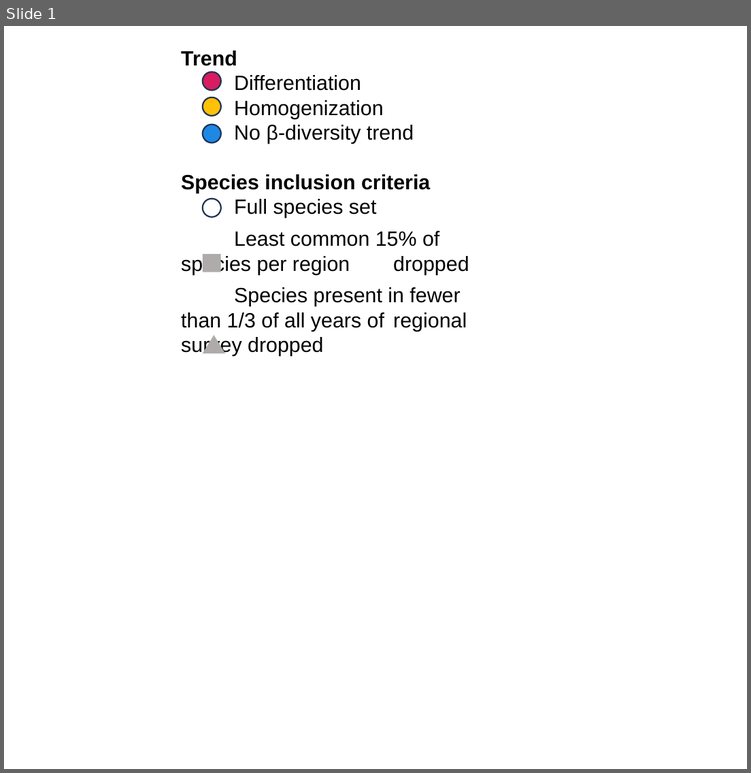
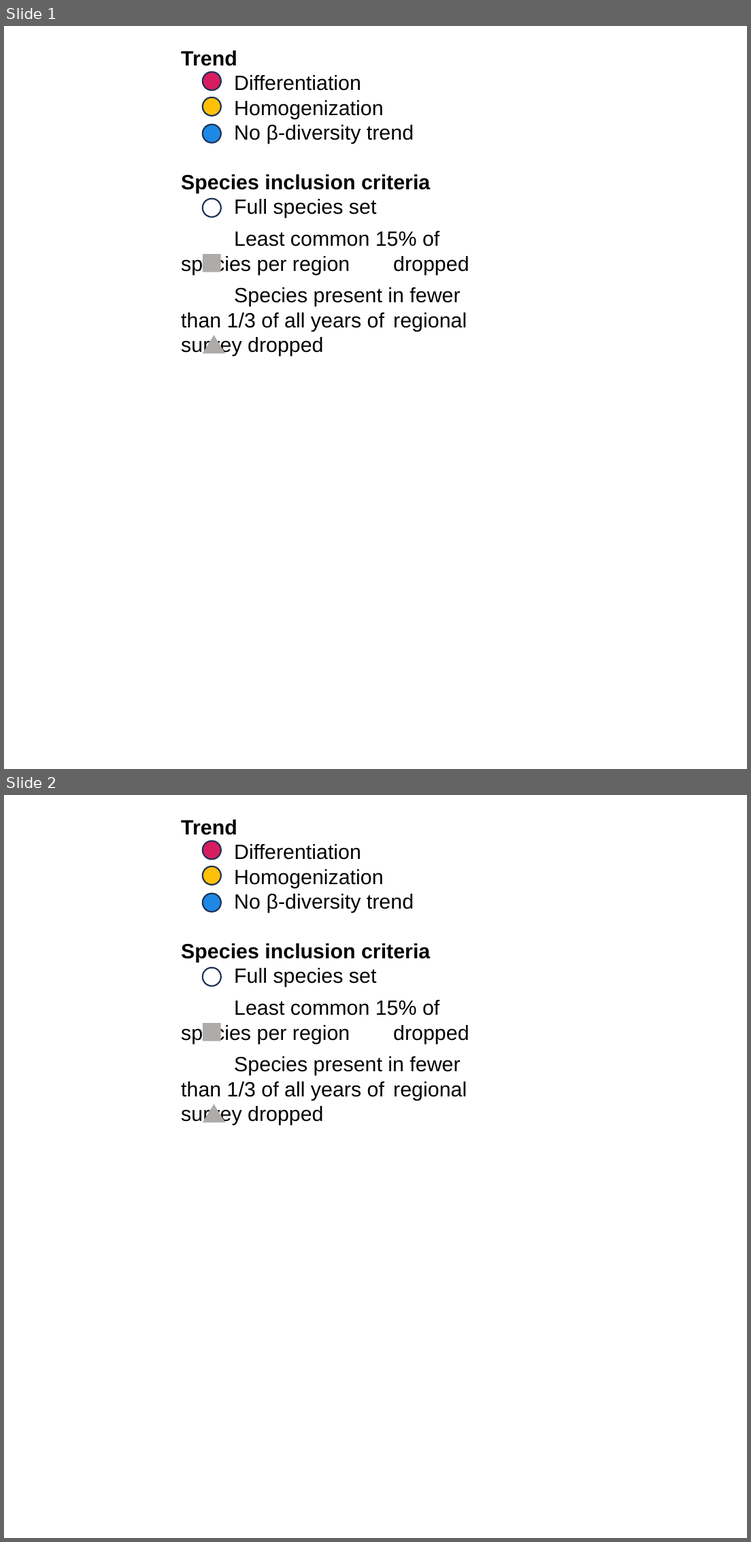
Before and after one commit to zoekitchel/trawl_spatial_turnover, a slide deck: figures/Dissimilarity_Coef_errorbar_reduced_colorbytrend_LINEAR_MODEL_sensitivity_legend.pptx. Shown one above the other, each under a label of ours: slide 1 before the commit, slides 1 and 2 after it. The pictures are 751x773 and 751x1542 pixels, drawn with LibreOffice and Linux fonts; fonts in the diff are those of the drawing; background and template pictures are left out. Boxes give left, top, right and bottom in pixels: in the first picture for what was removed or moved away, otherwise in the second. Text is boxed around its words. In the diff, an @@ line names an element or a change of style, - is before the commit and + after.

```diff
--- a/figures/Dissimilarity_Coef_errorbar_reduced_colorbytrend_LINEAR_MODEL_sensitivity_legend.pptx
+++ b/figures/Dissimilarity_Coef_errorbar_reduced_colorbytrend_LINEAR_MODEL_sensitivity_legend.pptx
@@ slide 2 added at [4, 795, 747, 1538], background picture (left out) @@
@@ text added at [181, 819, 468, 1125], 14 pt, text #000000 @@
+Trend
+Differentiation
+Homogenization
+No β-diversity trend
+Species inclusion criteria
+Full species set
+Least common 15% of species per region dropped
+Species present in fewer than 1/3 of all years of regional survey dropped
@@ ellipse added at [203, 841, 220, 859], fill #D71D60, outline #1E3256 1 pt @@
@@ ellipse added at [203, 866, 220, 884], fill #FFC108, outline #1E3256 1 pt @@
@@ ellipse added at [203, 894, 220, 912], fill #1E88E5, outline #1E3256 1 pt @@
@@ ellipse added at [203, 968, 220, 986], outline #1E3256 1 pt @@
@@ rectangle added at [203, 1023, 220, 1041], fill #AFABAB @@
@@ triangle added at [203, 1104, 224, 1121], fill #AFABAB @@
```
Also in this commit, not shown: 24 other files.
